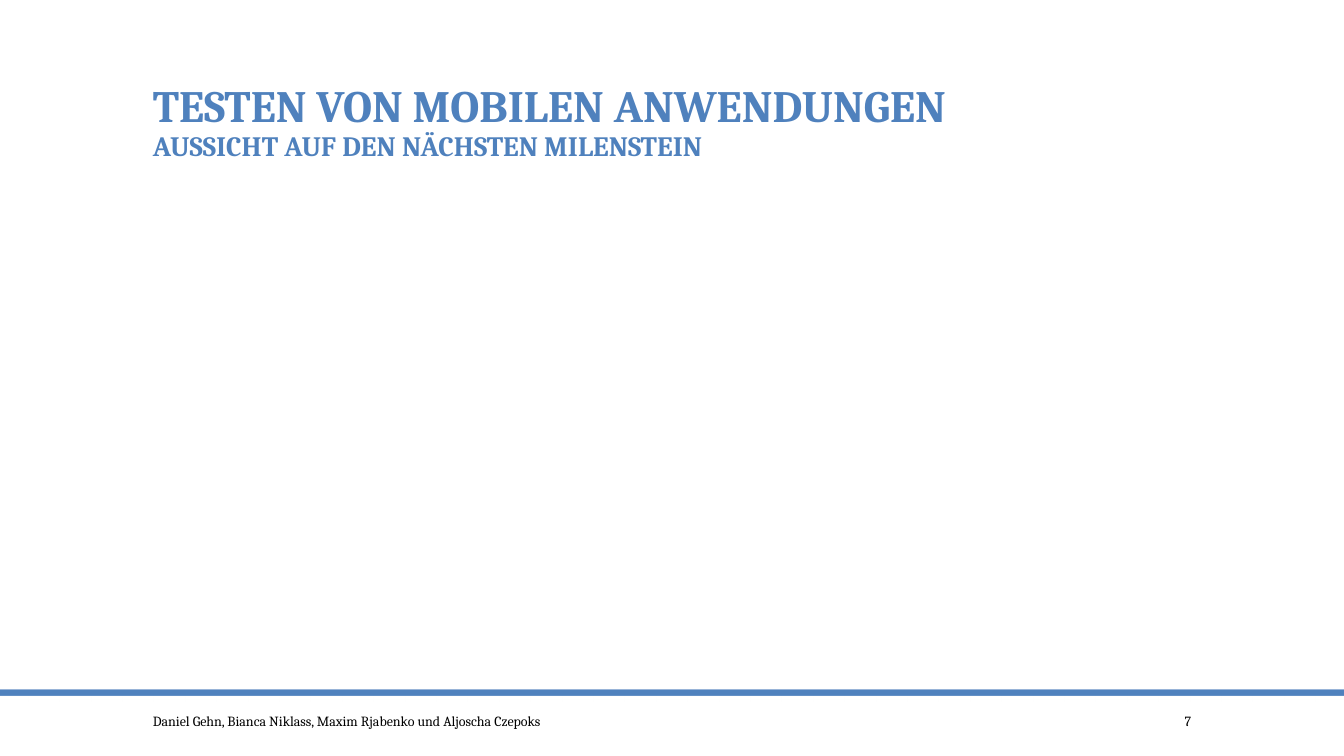
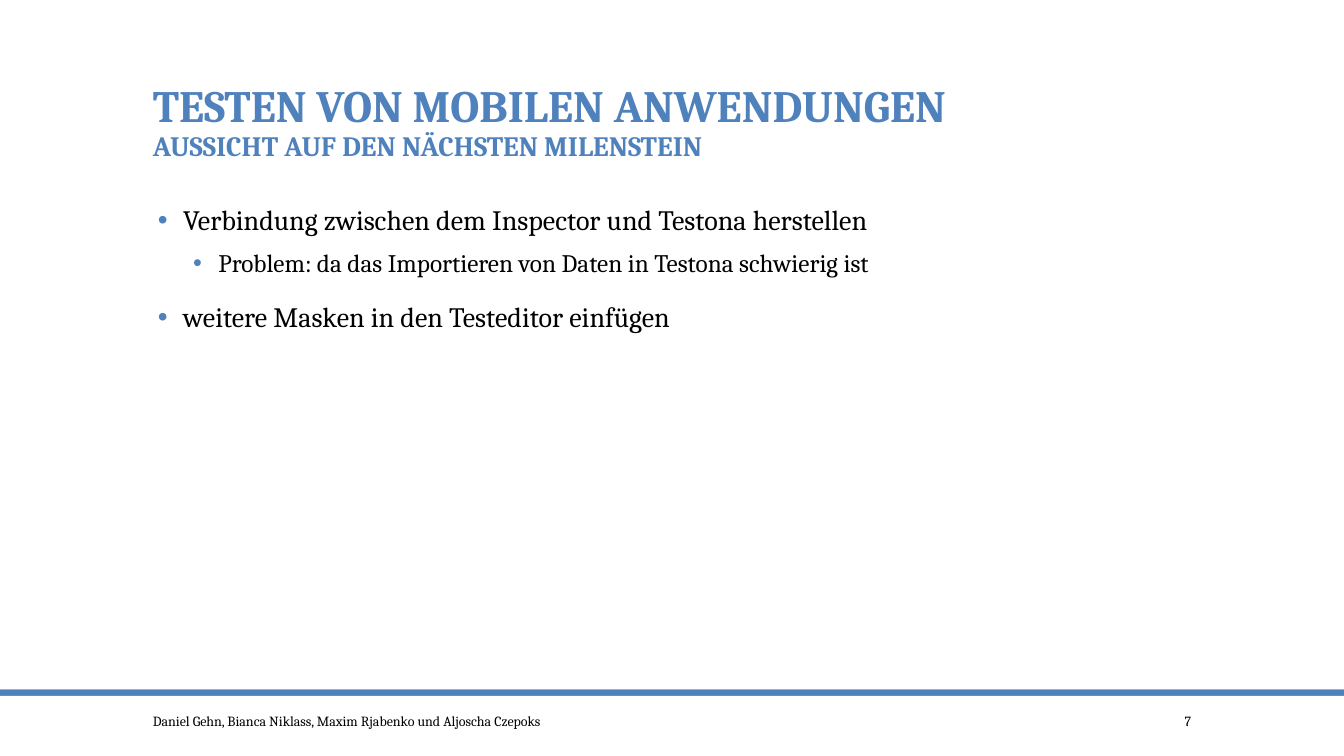
Before and after one commit to po-test-ws-2015/test-cycle, a slide deck: slide 7 of TestenMileStone2.pptx. Drawn at 1344x756 pixels with LibreOffice and Linux fonts; fonts in the diff are those of the drawing. Boxes give left, top, right and bottom in pixels: in the first picture for what was removed or moved away, otherwise in the second. Text is boxed around its words. In the diff, an @@ line names an element or a change of style, - is before the commit and + after.

```diff
--- a/TestenMileStone2.pptx
+++ b/TestenMileStone2.pptx
@@ text added at [183,210,869,333], 20 pt, text #000000 @@
+• Verbindung zwischen dem Inspector und Testona herstellen
+  • Problem: da das Importieren von Daten in Testona schwierig ist
+• weitere Masken in den Testeditor einfügen
```
Also in this commit, not shown: 3 other slides changed.
